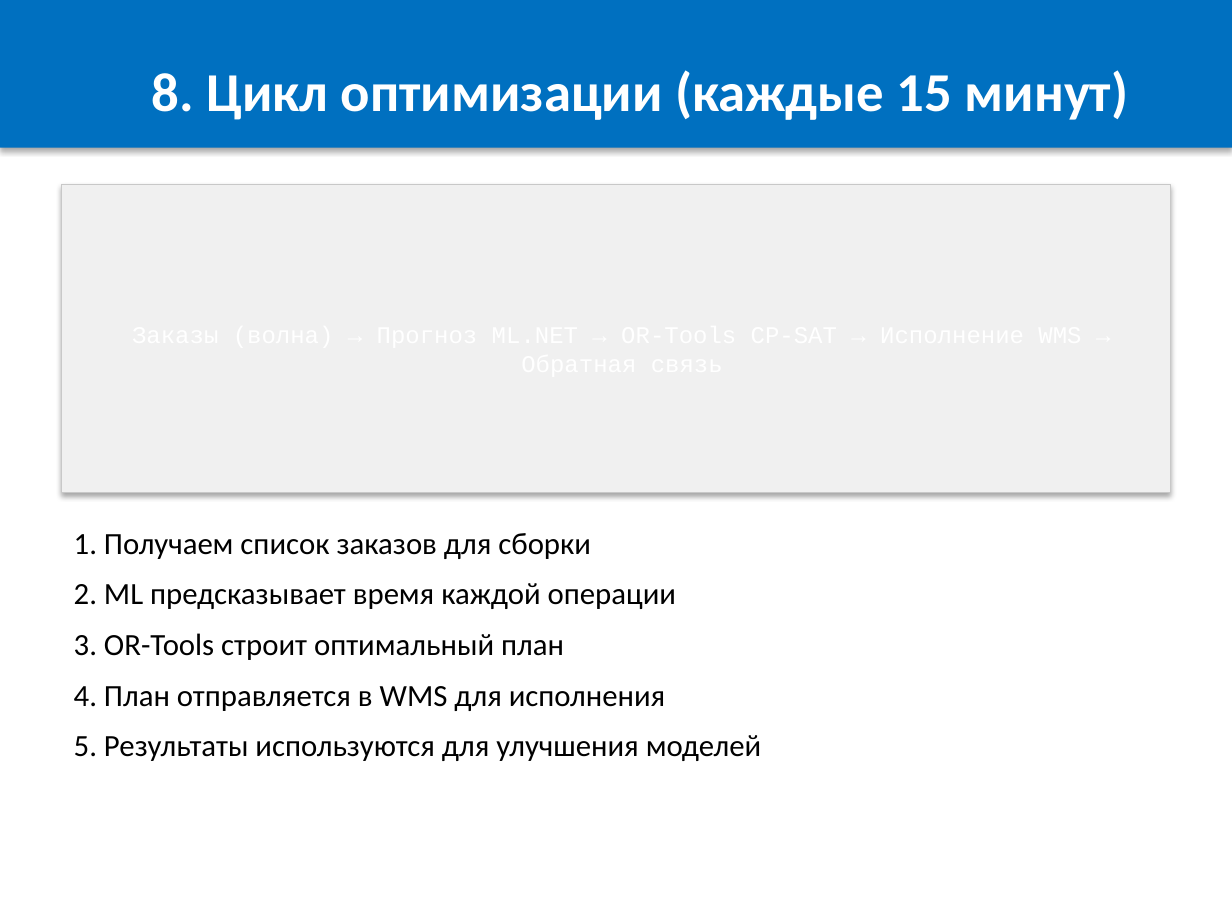
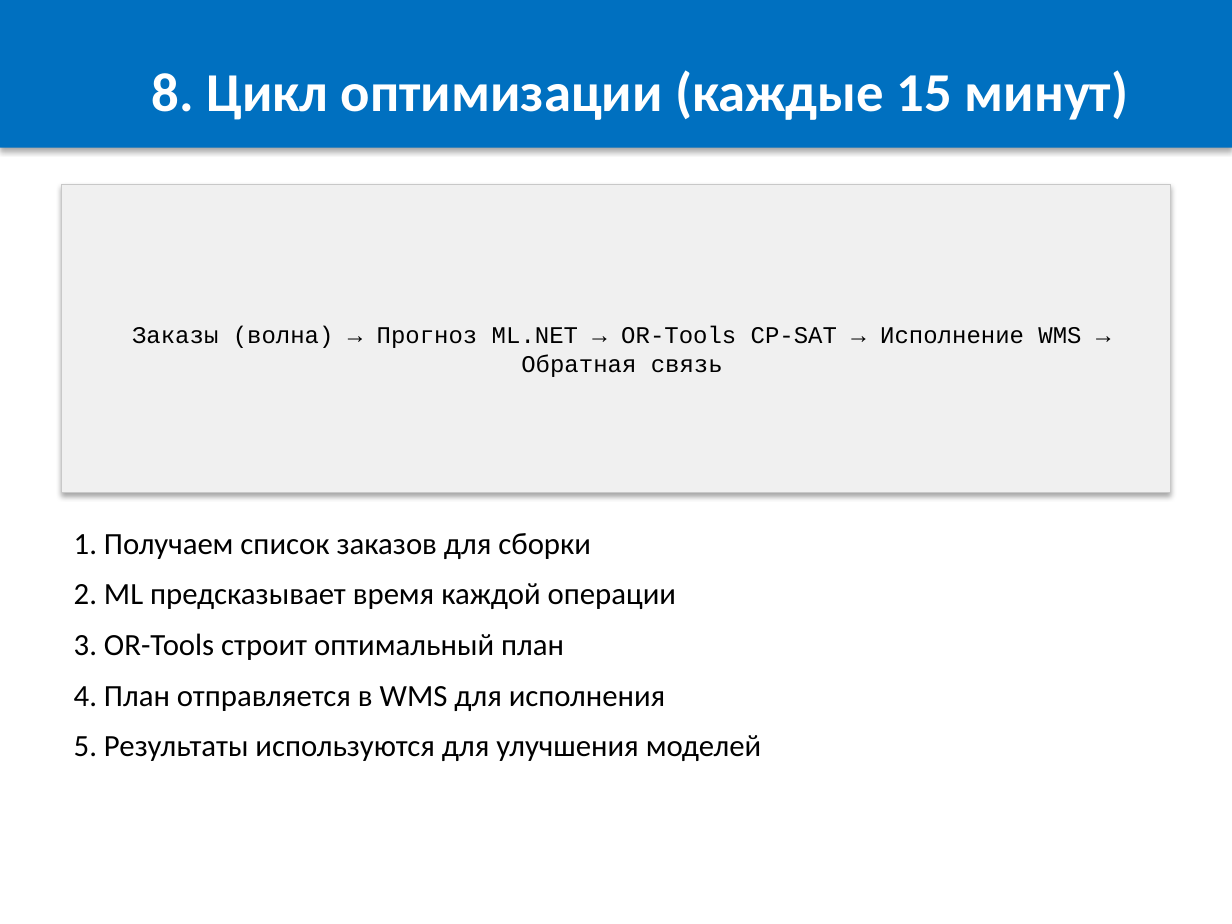
Before and after one commit to OnicaIon/WMSOpti, a slide deck: slide 9 of docs/WMS_Buffer_Optimization.pptx. Drawn at 1232x924 pixels with LibreOffice and Linux fonts; fonts in the diff are those of the drawing. Boxes give left, top, right and bottom in pixels: in the first picture for what was removed or moved away, otherwise in the second. Text is boxed around its words. In the diff, an @@ line names an element or a change of style, - is before the commit and + after.

```diff
--- a/docs/WMS_Buffer_Optimization.pptx
+++ b/docs/WMS_Buffer_Optimization.pptx
@@ text in rectangle at box(132, 325, 1081, 377): text added @@
+Заказы (волна) → Прогноз ML.NET → OR-Tools CP-SAT → Исполнение WMS → Обратная связь
```
Also in this commit, not shown: 5 other slides changed, 1 slide added, 2 other files.
